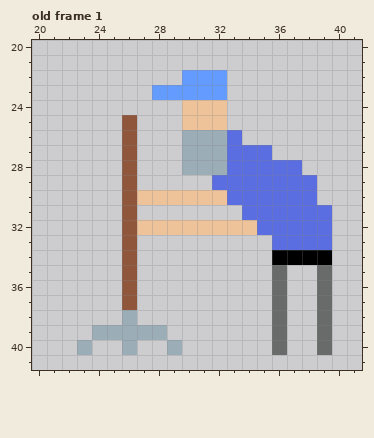
One commit to this pixel-art file: sprites/enemies/source/janitor.aseprite. Above is the file before it was changed.
64x64 pixels, 4 frames. Shown: old frame 1: x 20..41, y 20..41. The commit also changed other frames, which this record leaves out.
Once edited:
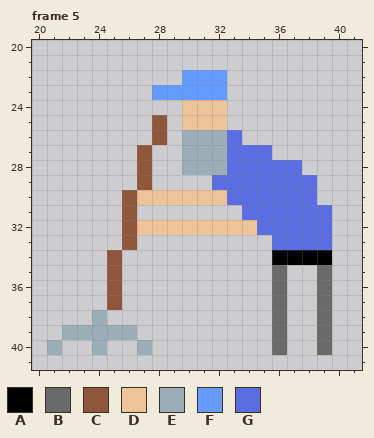
Palette (. is transparent): A #000000  B #696a6a  C #8f563b  D #eec39a  E #9badb7  F #639bff  G #5b6ee1
A new or re-ordered frame is compared with the old frame closest to it.
Commit message: added idle state to janitor
The exact change:
frames 4 -> 6
Frame 5 is new; against old frame 1, layer "Layer 1":
y 25..26: x 26 C -> .; x 28 . -> C
y 27..29: x 26..27 C. -> .C
y 34..37: x 25..26 .C -> C.
y 38: x 24 . -> E; x 26 E -> .
y 39: x 22..23 .. -> EE; x 27..28 EE -> ..
y 40: x 21 . -> E; x 23..24 E. -> .E; x 26..27 E. -> .E; x 29 E -> .
Pixel boxes of the changes (left, top, right, bottom) in both pictures:
changed: (47, 115, 182, 355)
